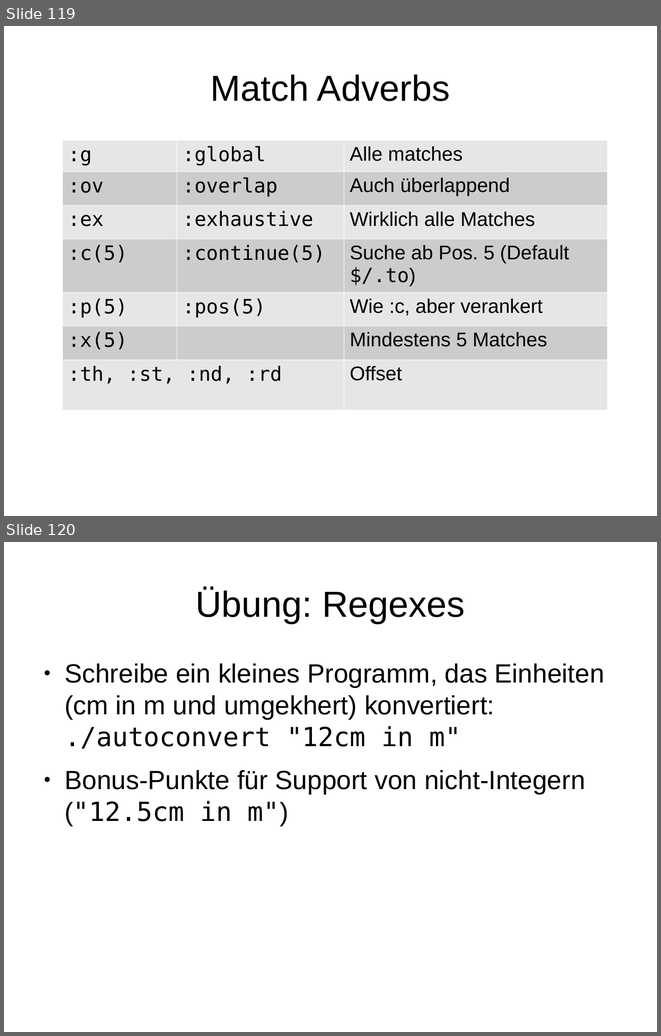
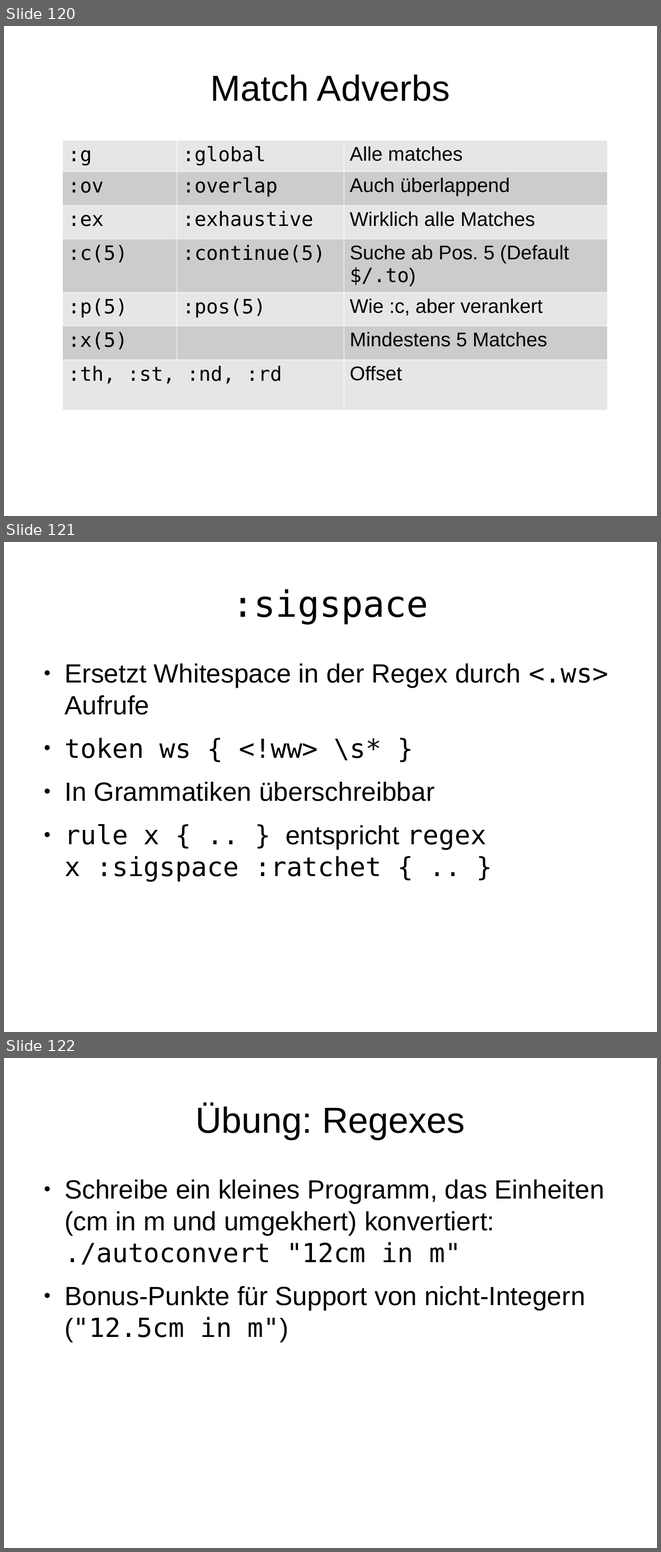
Before and after one commit to moritz/perl6-training-de, a slide deck: schulung.odp. Shown one above the other, each under a label of ours: slides 119 and 120 before the commit, slides 120, 121 and 122 after it. The pictures are 661x1036 and 661x1552 pixels, drawn with LibreOffice and Linux fonts; fonts in the diff are those of the drawing. Boxes give left, top, right and bottom in pixels: in the first picture for what was removed or moved away, otherwise in the second. Text is boxed around its words. In the diff, an @@ line names an element or a change of style, - is before the commit and + after.

```diff
--- a/schulung.odp
+++ b/schulung.odp
@@ slide 121 added at [4, 542, 657, 1032], background #FFFFFF @@
@@ title added at [232, 589, 429, 624], 44 pt, text #000000 @@
+:sigspace
@@ text added at [64, 663, 609, 882], 32 pt, text #000000 @@
+● Ersetzt Whitespace in der Regex durch <.ws> Aufrufe
+● token ws { <!ww> \s* }
+● In Grammatiken überschreibbar
+● rule x { .. } entspricht regex x :sigspace :ratchet { .. }
@@ what was slide 119 is now slide 120 @@
@@ what was slide 120 is now slide 122 @@
```
Also in this commit, not shown: 1 slide changed, 1 other slide added, 1 other file.
